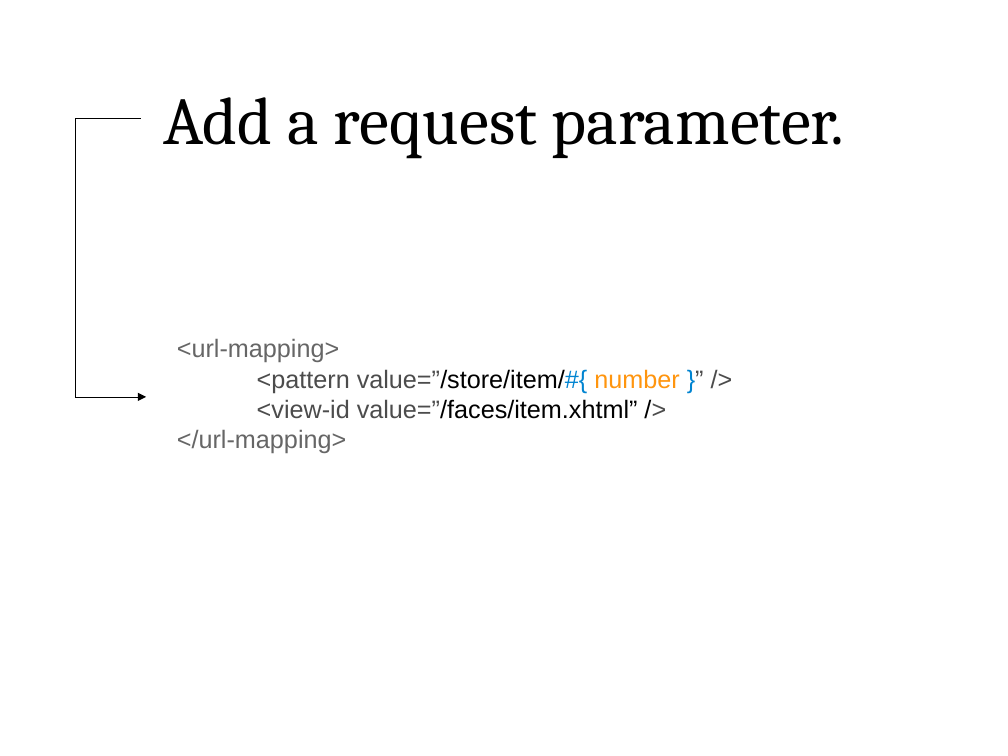
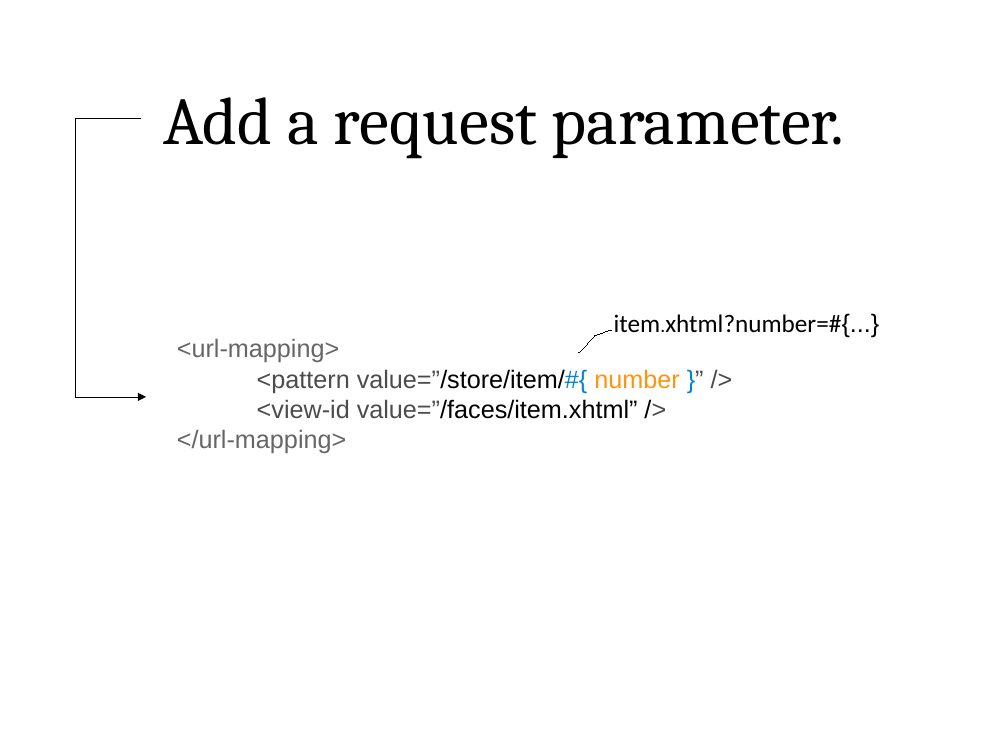
Before and after one commit to lincolnthree/talks, a slide deck: slide 45 of 2011_Beautiful_Java_EE_JAXConf.odp. Drawn at 1008x756 pixels with LibreOffice and Linux fonts; fonts in the diff are those of the drawing. Boxes give left, top, right and bottom in pixels: in the first picture for what was removed or moved away, otherwise in the second. Text is boxed around its words. In the diff, an @@ line names an element or a change of style, - is before the commit and + after.

```diff
--- a/2011_Beautiful_Java_EE_JAXConf.odp
+++ b/2011_Beautiful_Java_EE_JAXConf.odp
@@ text added at (614,313,879,338), 18 pt, text #000000 @@
+item.xhtml?number=#{...}
@@ freeform shape added at (579,330,611,353), outline #000000 0 pt @@
```
Also in this commit, not shown: 13 other slides changed, 1 other file.
